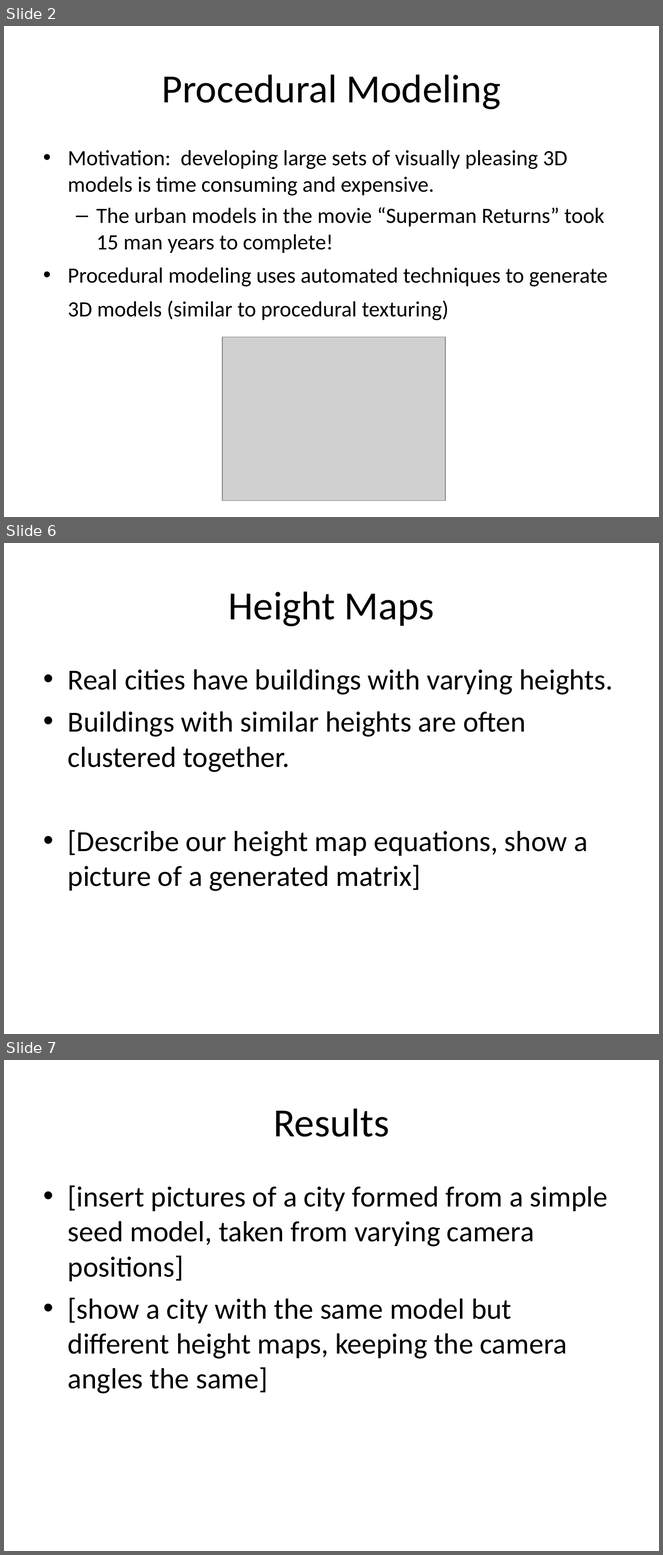
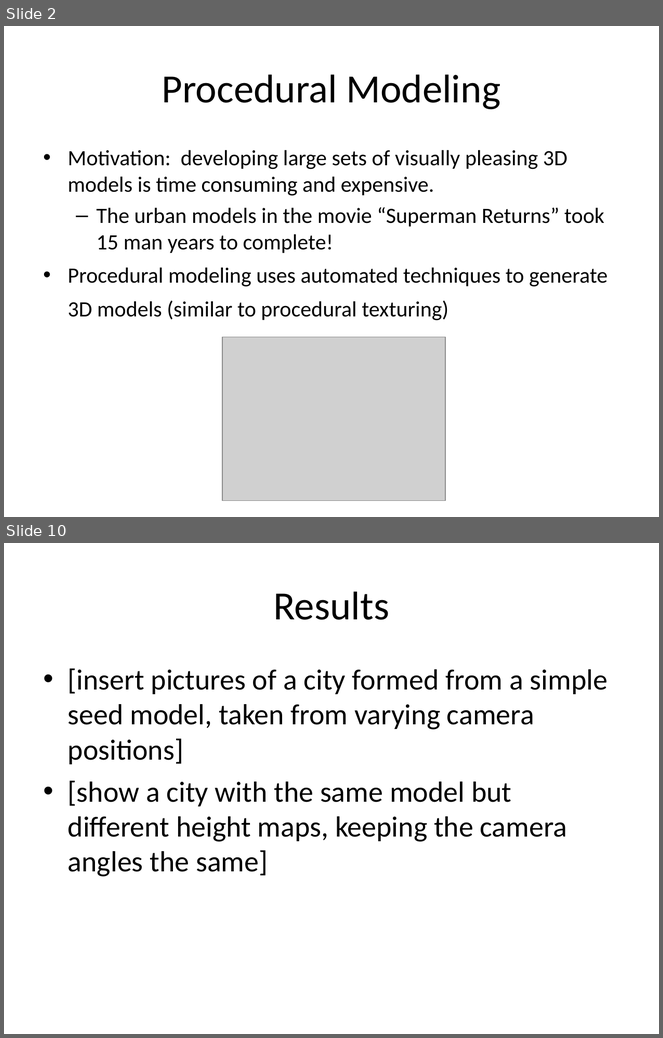
Before and after one commit to reinebold/cs580CMS, a slide deck: Documents/Creating a Procedural City.ppt. Shown one above the other, each under a label of ours: slides 2, 6 and 7 before the commit, slides 2 and 10 after it; the slides between them are not shown. The pictures are 663x1555 and 663x1038 pixels, drawn with LibreOffice and Linux fonts; fonts in the diff are those of the drawing; grey boxes stand for pictures. Boxes give left, top, right and bottom in pixels: in the first picture for what was removed or moved away, otherwise in the second. Text is boxed around its words. In the diff, an @@ line names an element or a change of style, - is before the commit and + after.

```diff
--- a/Documents/Creating a Procedural City.ppt
+++ b/Documents/Creating a Procedural City.ppt
@@ slide 6 removed at box(4, 543, 659, 1034), background #FFFFFF @@
@@ title removed at box(229, 591, 435, 627) @@
-Height Maps
@@ text removed at box(68, 669, 613, 891) @@
-• Real cities have buildings with varying heights.
-• Buildings with similar heights are often clustered together.
-• [Describe our height map equations, show a picture of a generated matrix]
@@ what was slide 7 is now slide 10 @@
```
Also in this commit, not shown: 2 slides changed, 8 slides added, 2 other slides removed, 3 other files.
